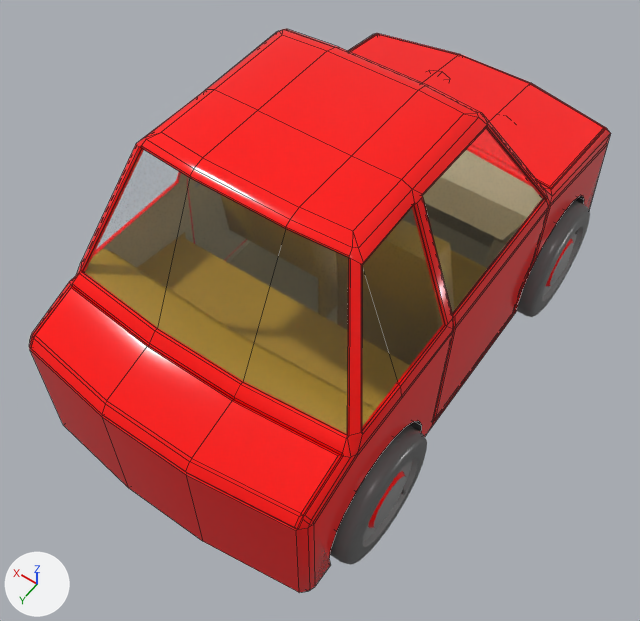
Before and after pictures for a commit that changed the Blender file Assets/ThirdPartyArt/PolygonCity/Models/MediumCar.blend.
Before and after are seen from a 50 mm camera at (-1.6, 2.52, 4.0) aimed at (-0.05, 0.36, 0.6). The lights are fixed; the arrows at lower left show +X, +Y and +Z. Mesh edges are drawn as thin lines on the coarser meshes.

Objects in the first picture: 'Tire_Back_R_1', 'Tire_Front_R_1', 'capot_AV', 'carrosserie', 'coffre_AR', 'door_R', 'elements', 'vitre_porte'.
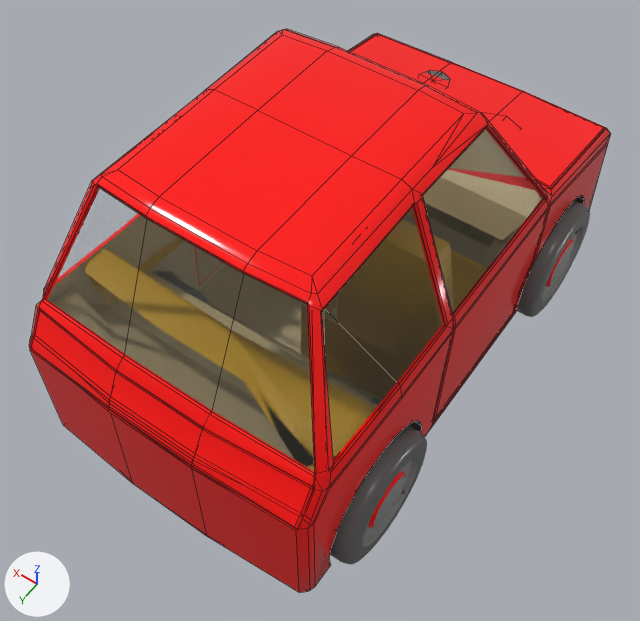
Commit message: [Added] Car Direction

What differs and where, as boxes (x1, y1, x2, y2) in the pictures (640 x 621 px; the box of a moved part takes in the faces that stretch with it):
'elements', reshaped
    before: (82, 149, 445, 435)
    after: (45, 187, 445, 475)
'coffre_AR', reshaped (9% narrower, 9% shorter)
    before: (31, 286, 342, 529)
    after: (31, 309, 313, 529)
part 1 of me_mesh_001, moved or reshaped
    both: (378, 34, 604, 167)
part 2 of me_mesh_002, moved or reshaped (not visible before)
    after: (77, 378, 235, 487)
part 3 of me_mesh_002, moved or reshaped
    before: (34, 288, 338, 516)
    after: (34, 310, 311, 516)
part 4 of me_mesh_002, moved or reshaped
    before: (31, 338, 299, 528)
    after: (31, 338, 299, 527)
part 5 of me_mesh_002, moved or reshaped
    before: (34, 286, 342, 515)
    after: (34, 309, 313, 515)
part 7 of me_mesh_007, moved or reshaped
    before: (30, 95, 488, 590)
    after: (30, 95, 488, 589)
part 8 of me_mesh_007, moved or reshaped
    before: (378, 33, 606, 128)
    after: (380, 34, 605, 128)

Diff of the bpy script that builds the scene:
```diff
--- a/Assets/ThirdPartyArt/PolygonCity/Models/MediumCar.blend.py
+++ b/Assets/ThirdPartyArt/PolygonCity/Models/MediumCar.blend.py
@@ me_mesh_001 @@
 me_mesh_001.from_pydata(...)  # 24 vertices, 22 faces; spans x -71.3..71.3, y -11.9..-0.1, z -6.0..72.6
 # used by ob_capot_av; parent = ob_cartooncar_a01; location = (0.00113, 103.5, 66.26)
 # before: 3 (22.4, -9.8, 71.9) at pixel (459, 54), 5 (-22.3, -11.9, 72.4), 9 (22.3, -11.9, 72.4), 13 (22.3, -10.7, 72.6) at pixel (459, 54)
-me_mesh_001.vertices[0].co = (22.5, -0.1, 0.8)
-me_mesh_001.vertices[11].co = (-22.3, -10.7, 72.6)  # pixel (530, 83)
-me_mesh_001.vertices[21].co = (-22.4, -9.8, 71.9)  # pixel (530, 83)
+# me_mesh_001 part 1
+for i in [3, 5, 9, 13]: me_mesh_001.vertices[i].co += Vector((0.0, 0.0, -8.9))
+me_mesh_001.vertices[0].co = (22.5, -0.1, -1.1)
+me_mesh_001.vertices[11].co = (-22.3, -10.7, 64.0)  # pixel (523, 92)
+me_mesh_001.vertices[21].co = (-22.4, -9.8, 63.3)  # pixel (522, 91)
 me_mesh_001.materials.append(mat_carrosserie)
@@ me_mesh_002 @@
 me_mesh_002.from_pydata(...)  # 38 vertices, 37 faces; spans x -71.3..71.3, y -14.7..0.0, z -34.2..1.5
 # used by ob_coffre_ar; parent = ob_cartooncar_a01; location = (-0.00197, 102.6, -115.1)
+# me_mesh_002 part 2: all 2 vertices in x -22.4..22.4, y -14.7, z -33.1 are moved by (0.0, 0.0, 1.9)
+# me_mesh_002 part 3: all 4 vertices in x -22.5..22.5, y -9.0..-8.1, z -31.4..-30.1 are moved by (0.0, 0.0, 2.3)
+# me_mesh_002 part 4: all 2 vertices in x -22.5..22.5, y -12.9, z -34.2 are moved by (0.0, 0.0, 4.2)
+# me_mesh_002 part 5: all 12 vertices in x -71.3..71.3, y -1.7..0.0, z -4.2..1.5 are moved by (0.0, 3.1, -17.5)
 me_mesh_002.materials.append(mat_carrosserie)
@@ me_mesh_009 @@
 # used by ob_elements; parent = ob_carrosserie; location = (0.0, 0.0, 0.0)
-me_mesh_009.from_pydata(...)  # 294 vertices, 218 faces, 36 loose edges; spans x -75.0..75.0, y -73.0..71.0, z -152.0..149.0
+me_mesh_009.from_pydata(...)  # 270 vertices, 212 faces, 7 loose edges; spans x -75.0..75.0, y -73.0..71.0, z -133.0..142.0
+# me_mesh_009 part 6: 9 vertices moved from x -73.0..53.0, y 10.0..69.0, z -107.0..-77.0 to x -73.0..53.0, y 8.0..69.0, z -131.0..-101.0; 37 vertices removed from x -71.0..73.0, y -22.0..71.0, z -152.0..-77.0; 17 vertices added at x -72.0..73.0, y 8.0..70.0, z -133.0..-101.0
 me_mesh_009.materials.append(mat_vitres_4)
@@ me_mesh_007 @@
 # used by ob_carrosserie; parent = ob_cartooncar_a01; location = (0.0, 96.46, 0.0)
-me_mesh_007.from_pydata(...)  # 582 vertices, 594 faces; spans x -75.0..75.0, y -75.0..75.0, z -150.0..153.0
+me_mesh_007.from_pydata(...)  # 586 vertices, 594 faces; spans x -75.0..75.0, y -75.0..75.0, z -147.0..144.0
+# me_mesh_007 part 7: 101 vertices moved from x -75.0..75.0, y -71.0..75.0, z -150.0..16.0 to x -75.0..75.0, y -71.0..74.0, z -147.0..-19.0; 4 vertices added at x 22.0..71.0, y -9.0..13.0, z -144.0..-130.0
+# me_mesh_007 part 8: 12 vertices moved from x -22.0..22.0, y -75.0..-3.0, z 139.0..153.0 to x -22.0..22.0, y -75.0..-3.0, z 130.0..144.0
 me_mesh_007.materials.append(mat_black_plastic)
```
